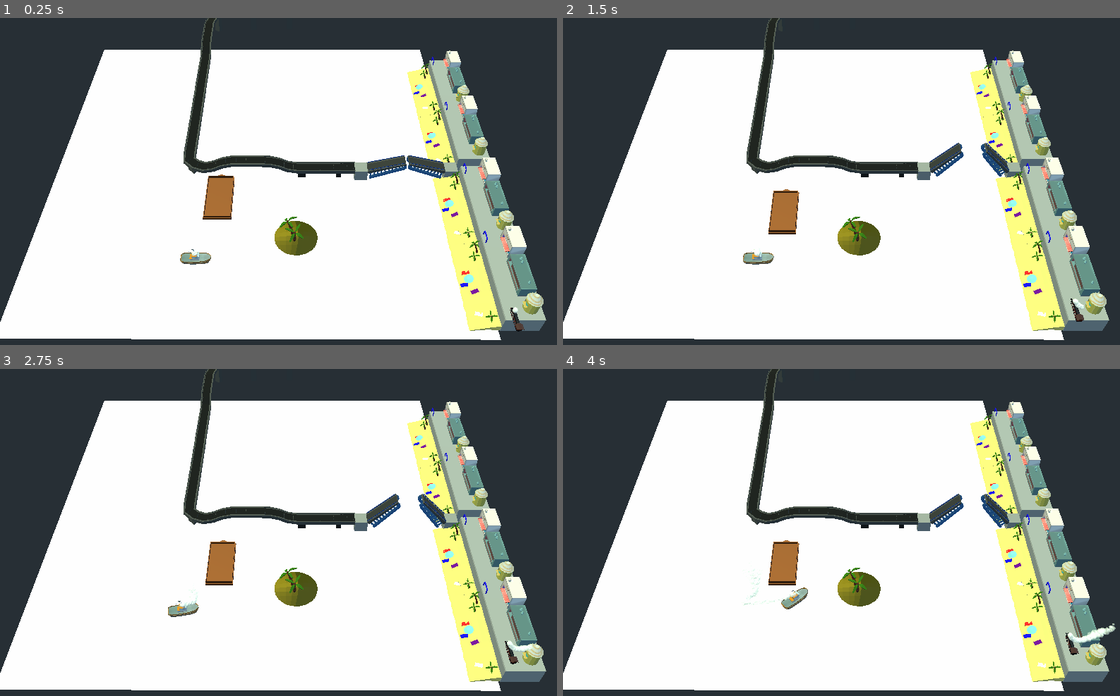
Above: before the commit, frames 1-4 (two rows, left to right).
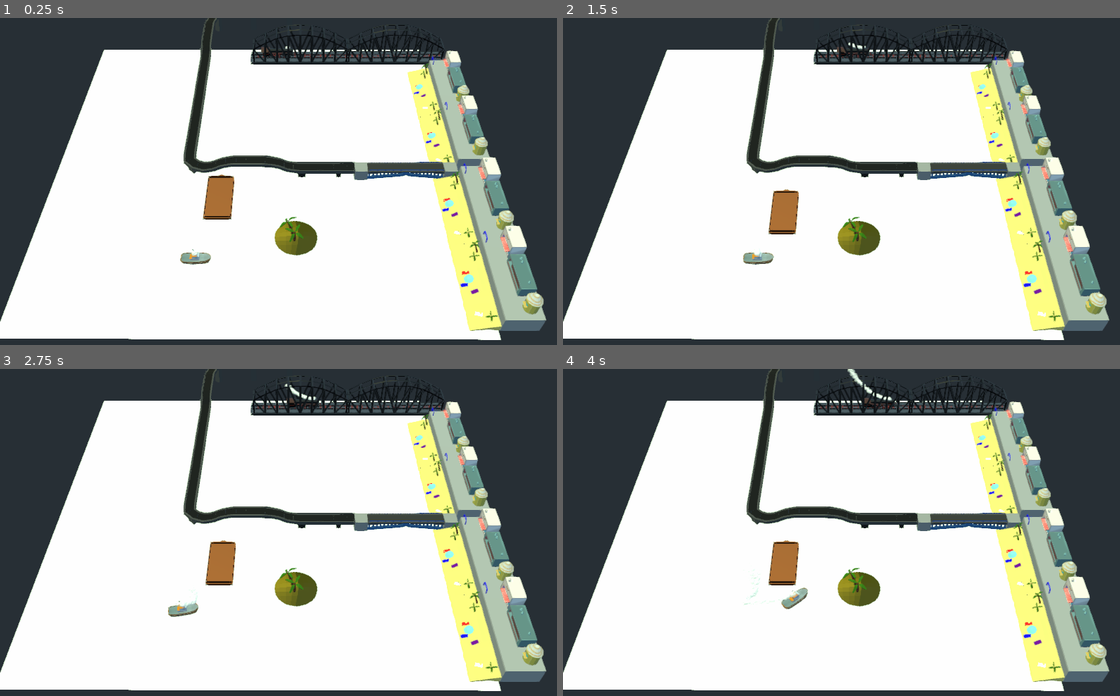
Above: after the commit, the same moments.

Repository: raczynskid/Tugboat
Game: Godot game, scene res://World.tscn
Same seed, same stepped clock (60 frames per second), same inputs: the game is played once before the commit and once after it.
Inputs:
- Up to frame 1 (0.25 s): no input
- Up to frame 2 (1.5 s): hold Right (ui_right) 0.53-1.28 s; hold Down (ui_down) from 1.28 s (still down)
- Up to frame 3 (2.75 s): release Down (ui_down) at 2.03 s; hold Right (ui_right) from 2.03 s (still down)
- Up to frame 4 (4 s): release Right (ui_right) at 2.78 s; hold Up (ui_up) 2.78-3.53 s; hold Left (ui_left) from 3.53 s (still down)

The runs differ from the first frame. In frame 1, 4.0% of the frame differs, in the area x 0-99%, y 0-99%; in frame 2, 4.3%; in frame 3, 4.4%; in frame 4, 4.6%, in the area x 0-100%, y 0-99%.

Commit message:
train tracks and bridge object

Diff:
--- a/World.tscn
+++ b/World.tscn
@@ -8,11 +8,12 @@
 [ext_resource path="res://world_objects/road/road.tscn" type="PackedScene" id=6]
 [ext_resource path="res://player_objects/barge/Barge.tscn" type="PackedScene" id=7]
 [ext_resource path="res://world_objects/train/locomotive.tscn" type="PackedScene" id=8]
+[ext_resource path="res://world_objects/train/bridge1.tscn" type="PackedScene" id=9]
 
 [node name="World" type="Spatial"]
 
 [node name="locomotive" parent="." instance=ExtResource( 8 )]
-transform = Transform( -0.5, 0, -1.62921e-07, 0, 0.5, 0, 1.62921e-07, 0, -0.5, 31.1687, 4.48738, -33.0957 )
+transform = Transform( -4.37114e-08, 0, 1, 0, 1, 0, -1, 0, -4.37114e-08, -28.1483, 3.33509, -2.86529 )
 
 [node name="Road" parent="." instance=ExtResource( 6 )]
 transform = Transform( 1.19249e-08, 0, -1, 0, 1, 0, 1, 0, 1.19249e-08, 3.20203, 2.58626, -1.30076 )
@@ -37,15 +38,14 @@
 far = 200.0
 
 [node name="CinematicCam" type="Camera" parent="."]
-transform = Transform( 0.742274, -0.0338712, -0.66924, 0.000369295, 0.998742, -0.0501381, 0.670097, 0.0369691, 0.741352, 18.019, 4.979, -29.596 )
-fov = 39.6
+transform = Transform( -0.759027, 0.0329229, 0.650227, 0.000369295, 0.998742, -0.0501382, -0.65106, -0.0378161, -0.758084, -24.9952, 5.10315, -29.596 )
+fov = 69.0
 
 [node name="Island" parent="." instance=ExtResource( 3 )]
 transform = Transform( 1, 0, 0, 0, 1, 0, 0, 0, 1, 18.6068, 1.39029, -1.8123 )
 
 [node name="Bridge" parent="." instance=ExtResource( 4 )]
 transform = Transform( -1.62921e-07, 0, 1, 0, 1, 0, -1, 0, -1.62921e-07, 3.28839, 0.881504, -23.7909 )
-raised = true
 
 [node name="Beach" parent="." instance=ExtResource( 5 )]
 transform = Transform( 0.5, 0, 0, 0, 0.5, 0, 0, 0, 0.5, 10.75, 1.15508, -29.1696 )
@@ -61,3 +61,9 @@
 
 [node name="Barge" parent="." instance=ExtResource( 7 )]
 transform = Transform( 1, 0, 0, 0, 1, 0, 0, 0, 1, 11.4192, 5.18068, 4.86142 )
+
+[node name="bridge1" parent="." instance=ExtResource( 9 )]
+transform = Transform( 1, 0, 0, 0, 1, 0, 0, 0, 1, -28.1663, 1.93847, -7.58833 )
+
+[node name="bridge2" parent="." instance=ExtResource( 9 )]
+transform = Transform( 1, 0, 0, 0, 1, 0, 0, 0, 1, -28.1663, 1.93847, -25.9545 )
--- a/project.godot
+++ b/project.godot
@@ -10,7 +10,6 @@
 
 _global_script_classes=[  ]
 _global_script_class_icons={
-
 }
 
 [application]
@@ -25,4 +24,6 @@
 
 [rendering]
 
+quality/filters/anisotropic_filter_level=2
+quality/filters/use_fxaa=true
 environment/default_environment="res://default_env.tres"
--- /dev/null
+++ b/world_objects/train/bridge1.tscn
@@ -0,0 +1,18 @@
+[gd_scene load_steps=3 format=2]
+
+[ext_resource path="res://world_objects/train/bridge1.gltf" type="PackedScene" id=1]
+[ext_resource path="res://world_objects/train/tracks.gltf" type="PackedScene" id=2]
+
+[node name="bridge1" instance=ExtResource( 1 )]
+
+[node name="tracks" parent="." index="0" instance=ExtResource( 2 )]
+transform = Transform( 1, 0, 0, 0, 1, 0, 0, 0, 1, 0, 0, -5.00705 )
+
+[node name="tracks2" parent="." index="1" instance=ExtResource( 2 )]
+transform = Transform( 1, 0, 0, 0, 1, 0, 0, 0, 1, 0, 0, -0.028194 )
+
+[node name="tracks3" parent="." index="2" instance=ExtResource( 2 )]
+transform = Transform( 1, 0, 0, 0, 1, 0, 0, 0, 1, 0, 0, 5.01596 )
+
+[node name="tracks4" parent="." index="3" instance=ExtResource( 2 )]
+transform = Transform( 1, 0, 0, 0, 1, 0, 0, 0, 1, 0, 0, 9.1366 )
Not shown: 1 places in World.tscn that only renumber resources
Not shown, changed: export_presets.cfg
Not shown, changed: player_objects/barge/barge_empty.glb.import
Not shown, changed: world_objects/beach/beach.glb.import
Not shown, changed: world_objects/beach/boardwalk_buildings.glb.import
Not shown, changed: world_objects/bridge/bridge_wing.glb.import
Not shown, changed: world_objects/road/road_curve.glb.import
Not shown, added: world_objects/train/bridge1.gltf
Not shown, added: world_objects/train/bridge1.gltf.import
Not shown, changed: world_objects/train/locomotive.gltf.import
Not shown, added: world_objects/train/tracks.gltf
Not shown, added: world_objects/train/tracks.gltf.import
(and 2 more such lines)
